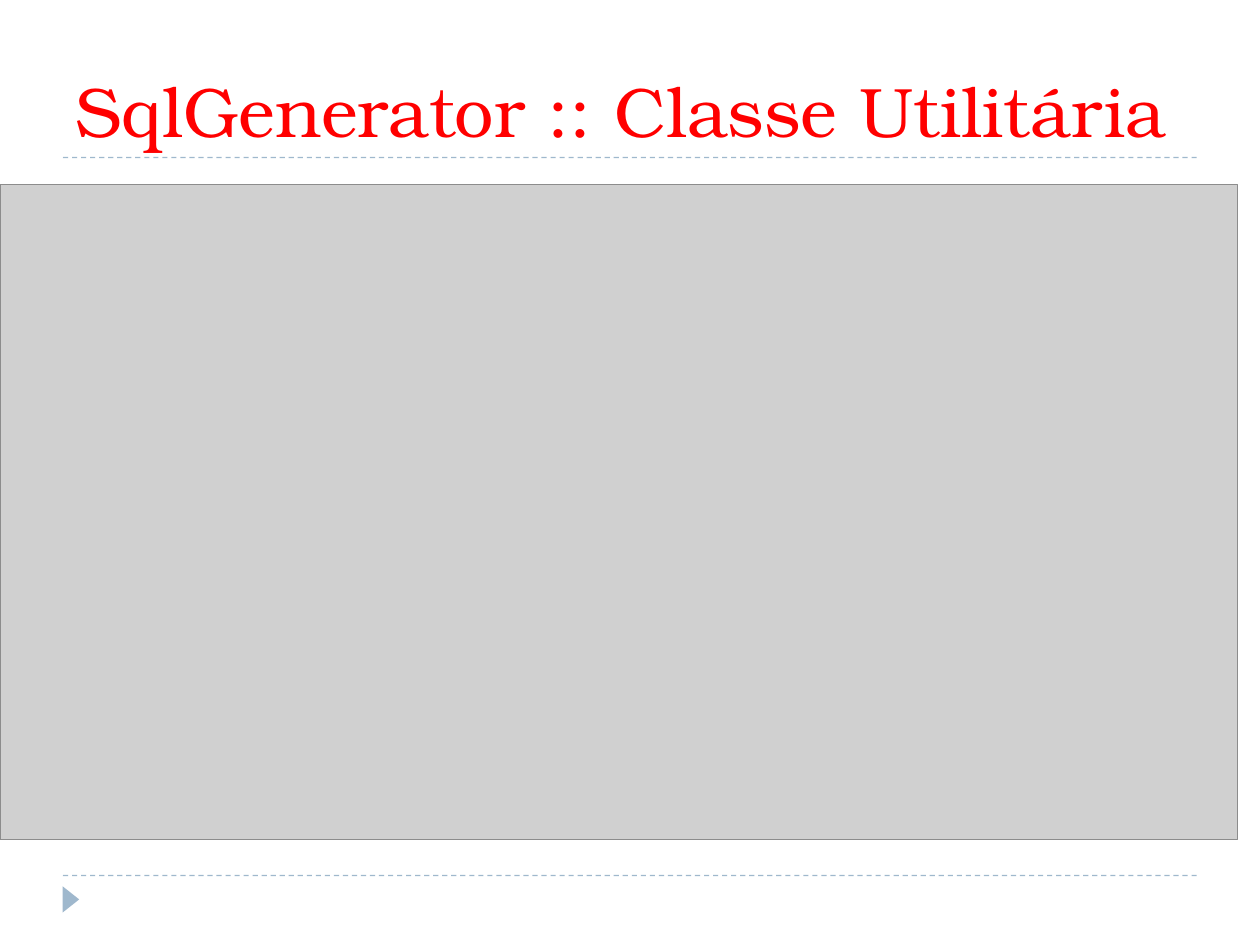
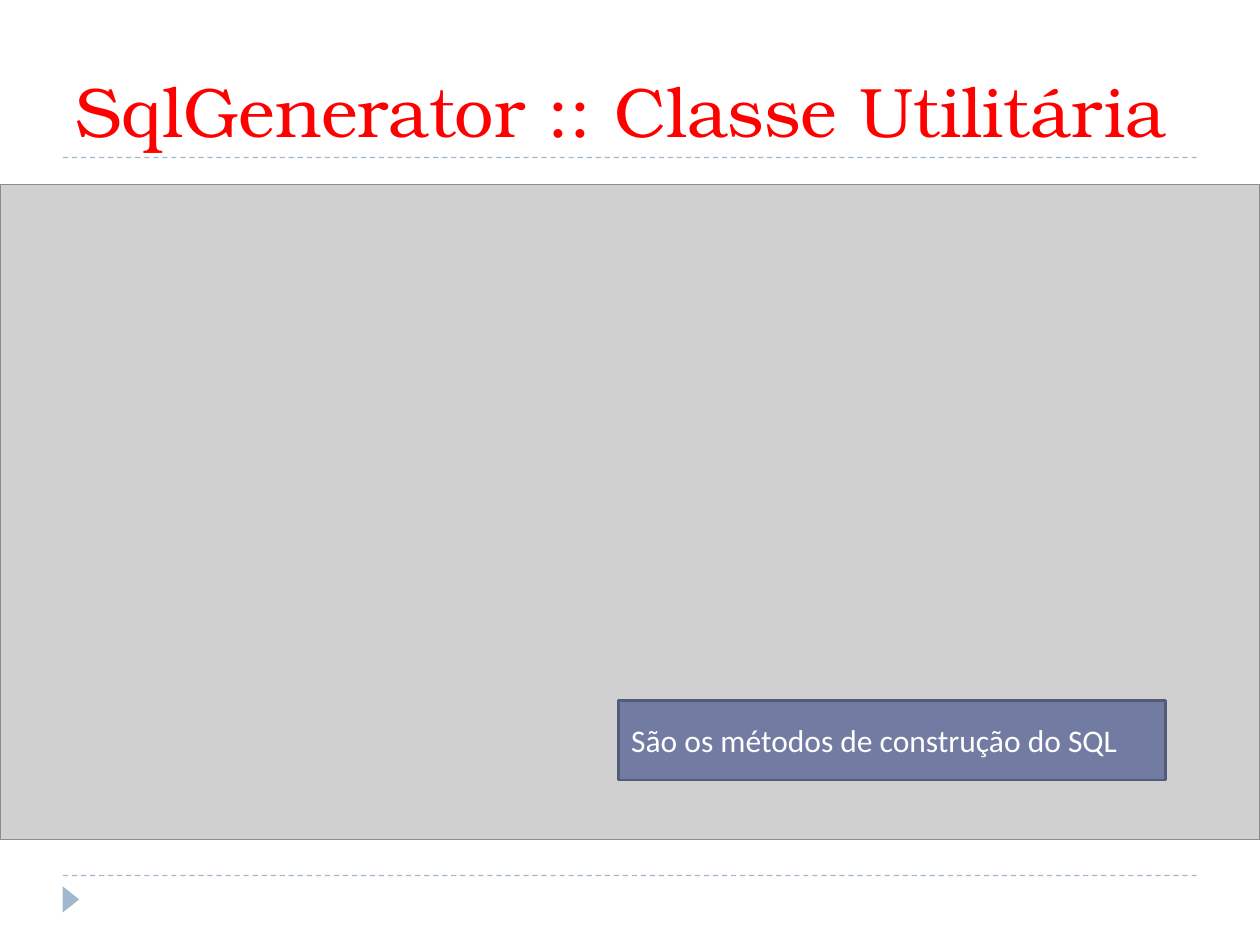
Before and after one commit to suzynerd/Padr-oAdapterSysRedIN, a slide deck: slide 17 of Adapter.pptx. Drawn at 1260x945 pixels with LibreOffice and Linux fonts; fonts in the diff are those of the drawing; grey boxes stand for pictures. Boxes give left, top, right and bottom in pixels: in the first picture for what was removed or moved away, otherwise in the second. Text is boxed around its words. In the diff, an @@ line names an element or a change of style, - is before the commit and + after.

Commit message:
Slide Final

```diff
--- a/Adapter.pptx
+++ b/Adapter.pptx
@@ picture: place and size @@
-picture at <box>0,185,1237,840</box>
+picture at <box>0,185,1260,840</box>
@@ rectangle added at <box>619,701,1166,780</box>, fill #727CA3, outline #545C79 1.5 pt, 18 pt, text #FFFFFF @@
+São os métodos de construção do SQL
```
Also in this commit, not shown: 1 other slide changed, 2 slides added, 2 slides removed, 1 other file.
